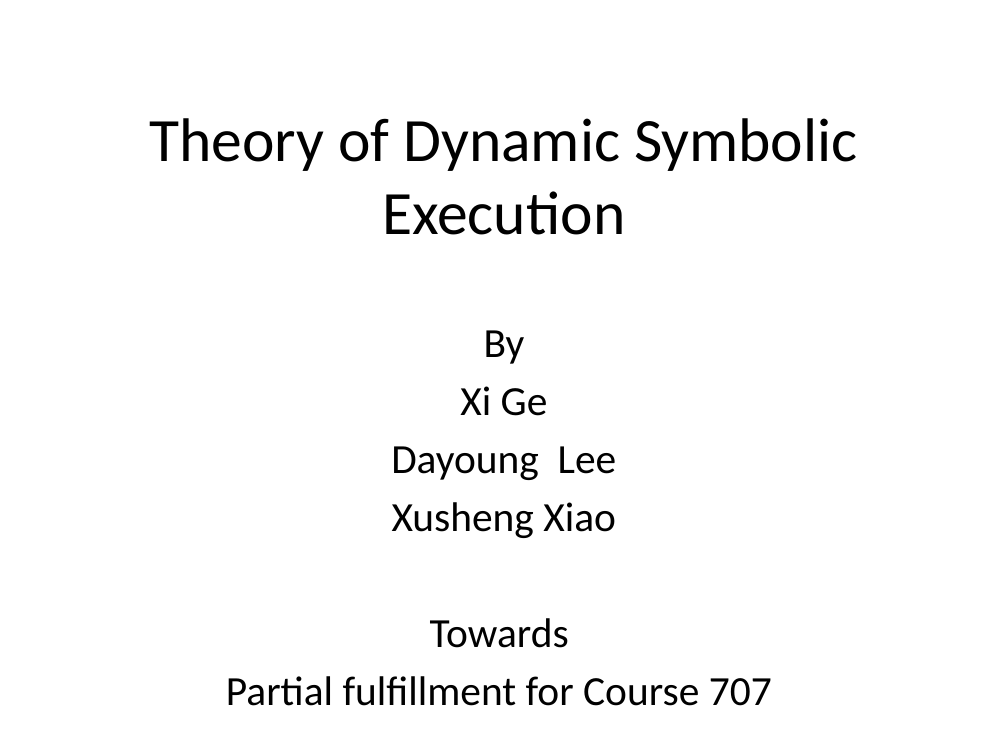
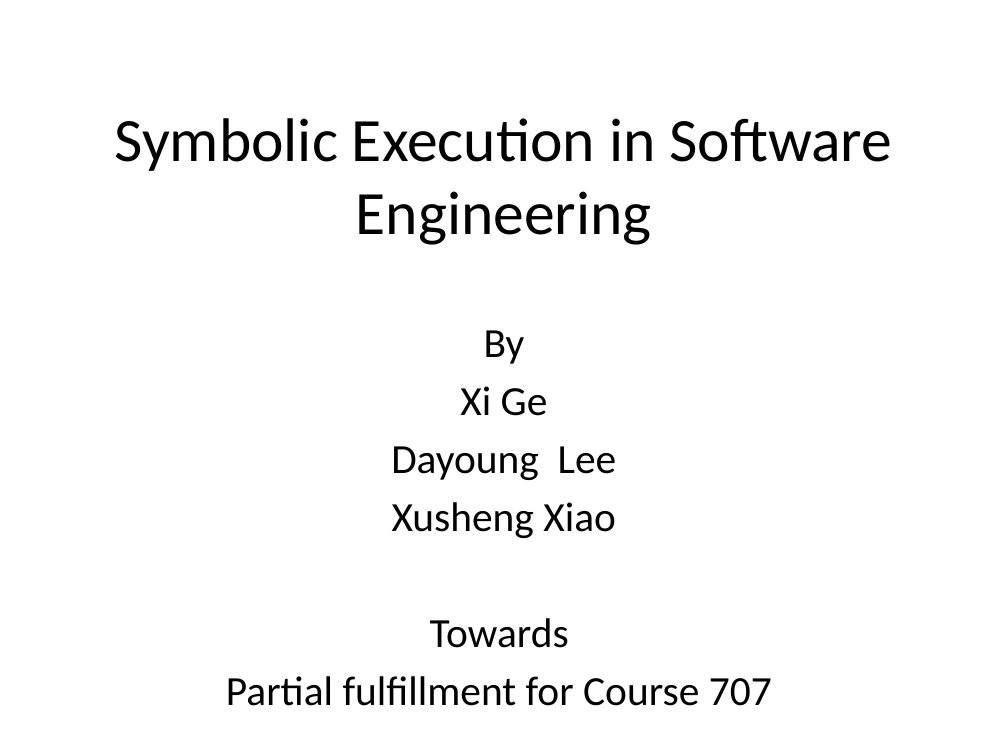
Before and after one commit to mentaman/cspat, a slide deck: slide 1 of Course/707 Theory of Computation/Fitness Guided Path Exploration in Automated Test Generation.pptx. Drawn at 1008x756 pixels with LibreOffice and Linux fonts; fonts in the diff are those of the drawing; background and template pictures are left out. Boxes give left, top, right and bottom in pixels: in the first picture for what was removed or moved away, otherwise in the second. Text is boxed around its words. In the diff, an @@ line names an element or a change of style, - is before the commit and + after.

```diff
--- a/Course/707 Theory of Computation/Fitness Guided Path Exploration in Automated Test Generation.pptx
+++ b/Course/707 Theory of Computation/Fitness Guided Path Exploration in Automated Test Generation.pptx
@@ title at (x1=114, y1=118, x2=892, y2=245): text changed @@
-Theory of Dynamic Symbolic Execution
+Symbolic Execution in Software Engineering
```
Also in this commit, not shown: 6 other slides changed, 3 slides added, 2 slides removed, 1 other file.
